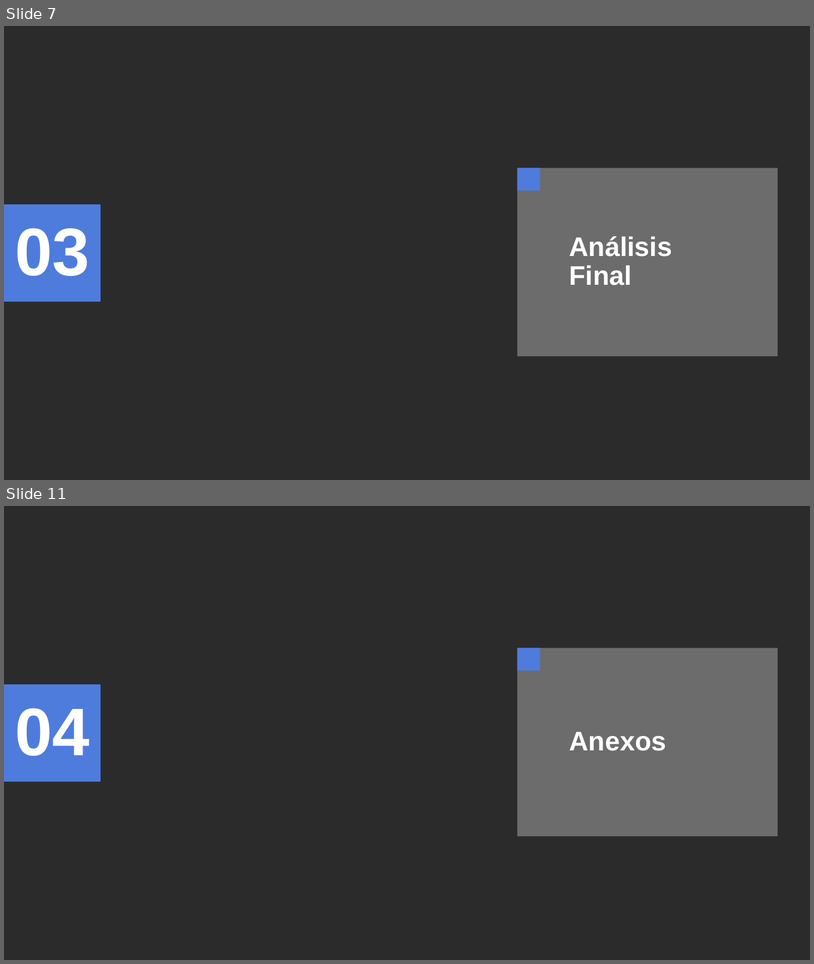
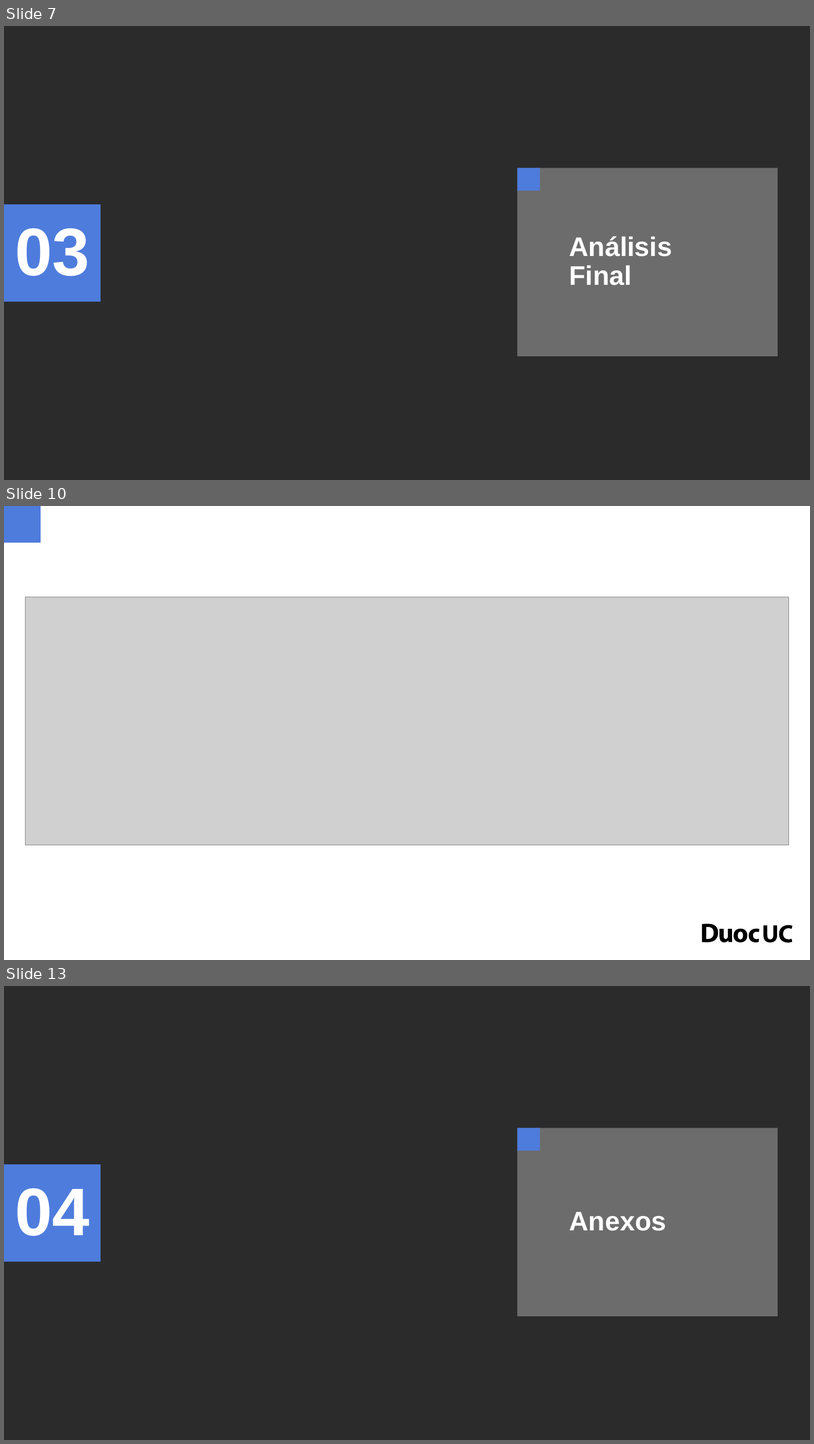
Before and after one commit to GabTo0011/entrega_1-prog_para_ciencia_datos, a slide deck: docs/Formato presentacion evaluacion parcial 1.pptx. Shown one above the other, each under a label of ours: slides 7 and 11 before the commit, slides 7, 10 and 13 after it; the slides between them are not shown. The pictures are 814x964 and 814x1444 pixels, drawn with LibreOffice and Linux fonts; fonts in the diff are those of the drawing; grey boxes stand for pictures; background and template pictures are left out; a plain dark background stands for a picture behind light text. Boxes give left, top, right and bottom in pixels: in the first picture for what was removed or moved away, otherwise in the second. Text is boxed around its words. In the diff, an @@ line names an element or a change of style, - is before the commit and + after.

```diff
--- a/docs/Formato presentacion evaluacion parcial 1.pptx
+++ b/docs/Formato presentacion evaluacion parcial 1.pptx
@@ slide 10 added at (4, 506, 810, 960), background #FFFFFF @@
@@ rectangle added at (4, 506, 40, 542), fill #4E7CDD @@
@@ picture added at (25, 597, 790, 845) @@
@@ freeform shape added at (703, 924, 760, 942), fill #000000 @@
@@ freeform shape added at (764, 925, 778, 942), fill #000000 @@
@@ freeform shape added at (780, 925, 793, 942), fill #000000 @@
@@ what was slide 11 is now slide 13 @@
```
Also in this commit, not shown: 5 slides changed, 1 other slide added, 1 other file.
